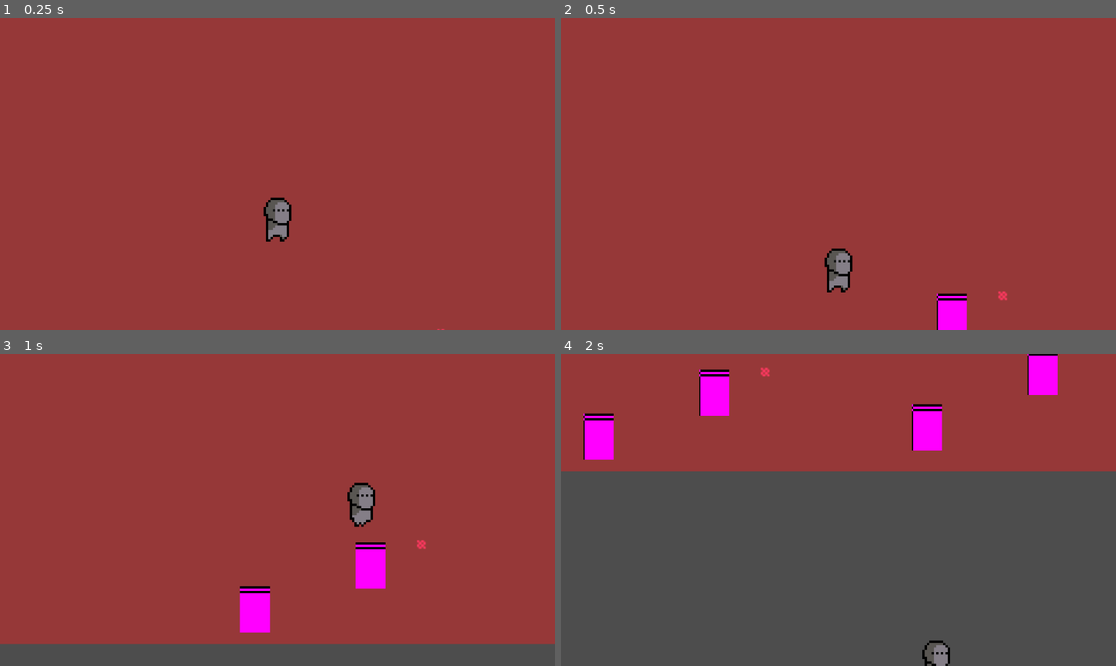
Above: before the commit, frames 1-4 (two rows, left to right).
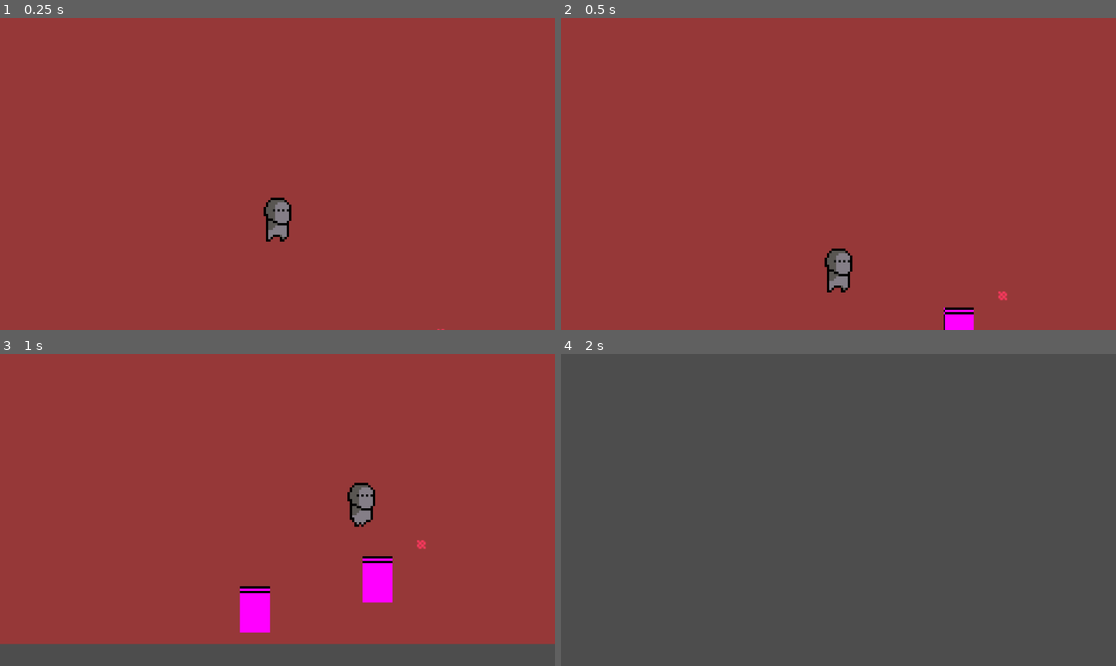
Above: after the commit, the same moments.

Repository: Muircat/gamejam2.0
Game: Godot game, scene res://testlevel.tscn
The game is run twice, just before and just after one commit, with the same random seed, the same clock (stepped at 60 frames per second) and the same inputs.
Inputs:
- Up to frame 1 (0.25 s): no input
- Up to frame 2 (0.5 s): no input
- Up to frame 3 (1 s): hold D (move_right) from 0.53 s (still down); tap Space (jump) at 0.6, 0.77 s
- Up to frame 4 (2 s): keep holding D (move_right); tap Space (jump) at 1.07, 1.35, 1.52, 1.82 s

Frame 1 is identical in both runs. In frame 2, 0.5% of the frame differs, in the area x 67-75%, y 88-100%; in frame 3, 0.8%; in frame 4, 38%, in the area x 0-100%, y 0-100%.

Commit message:
changed character parametres and added forge basics

Diff:
--- a/testcharacter.tscn
+++ b/testcharacter.tscn
@@ -90,7 +90,8 @@
 [node name="TestCharacter" type="CharacterBody2D" unique_id=1608240896]
 script = ExtResource("1_exmxo")
 speed = 100
-jumpvel = -100
+gravity = 400
+jumpvel = -140
 
 [node name="CollisionShape2D" type="CollisionShape2D" parent="." unique_id=1784526545]
 position = Vector2(0, 6.5)
@@ -98,7 +99,8 @@
 
 [node name="AnimatedSprite2D" type="AnimatedSprite2D" parent="." unique_id=1628654823]
 sprite_frames = SubResource("SpriteFrames_nlga5")
-animation = &"jump"
+animation = &"idle"
+frame_progress = 0.4827822
 
 [node name="Camera2D" type="Camera2D" parent="." unique_id=1621685995]
 zoom = Vector2(4, 4)
--- a/testlevel.tscn
+++ b/testlevel.tscn
@@ -35,7 +35,7 @@
 offset_bottom = 40.0
 
 [node name="StaticBody2D2" type="StaticBody2D" parent="Floor" unique_id=1037867717]
-position = Vector2(581, 506)
+position = Vector2(584, 512)
 
 [node name="CollisionShape2D" type="CollisionShape2D" parent="Floor/StaticBody2D2" unique_id=2008995224]
 shape = SubResource("RectangleShape2D_pi5jr")
